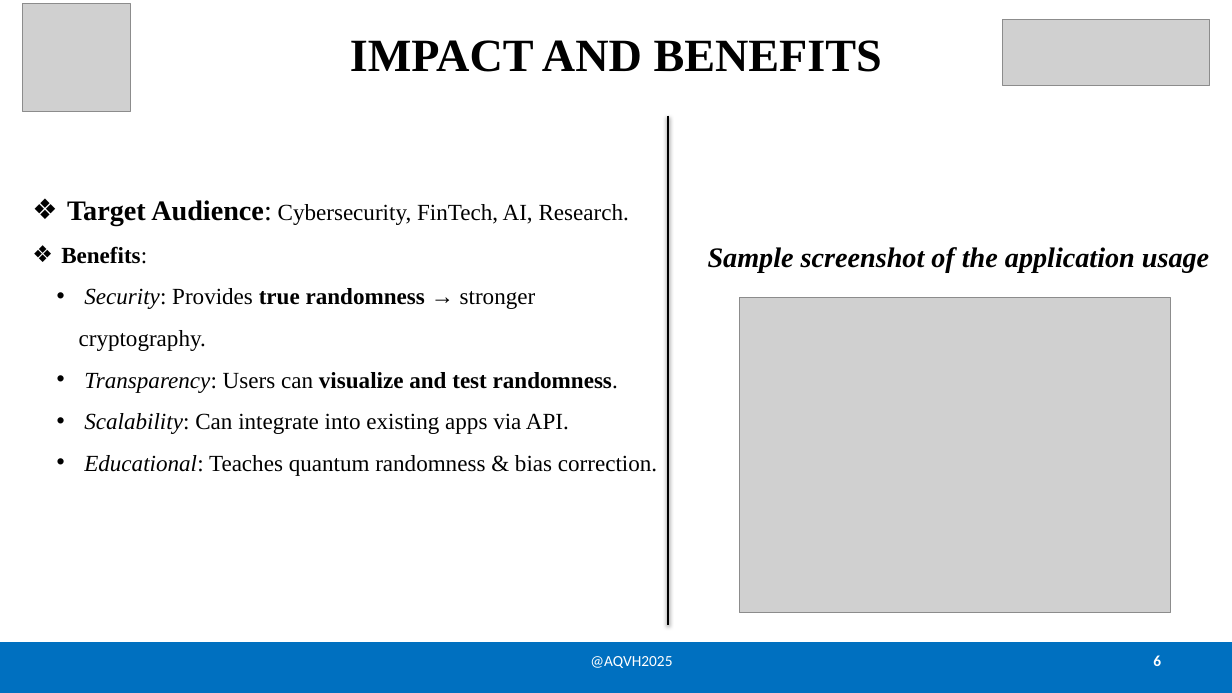
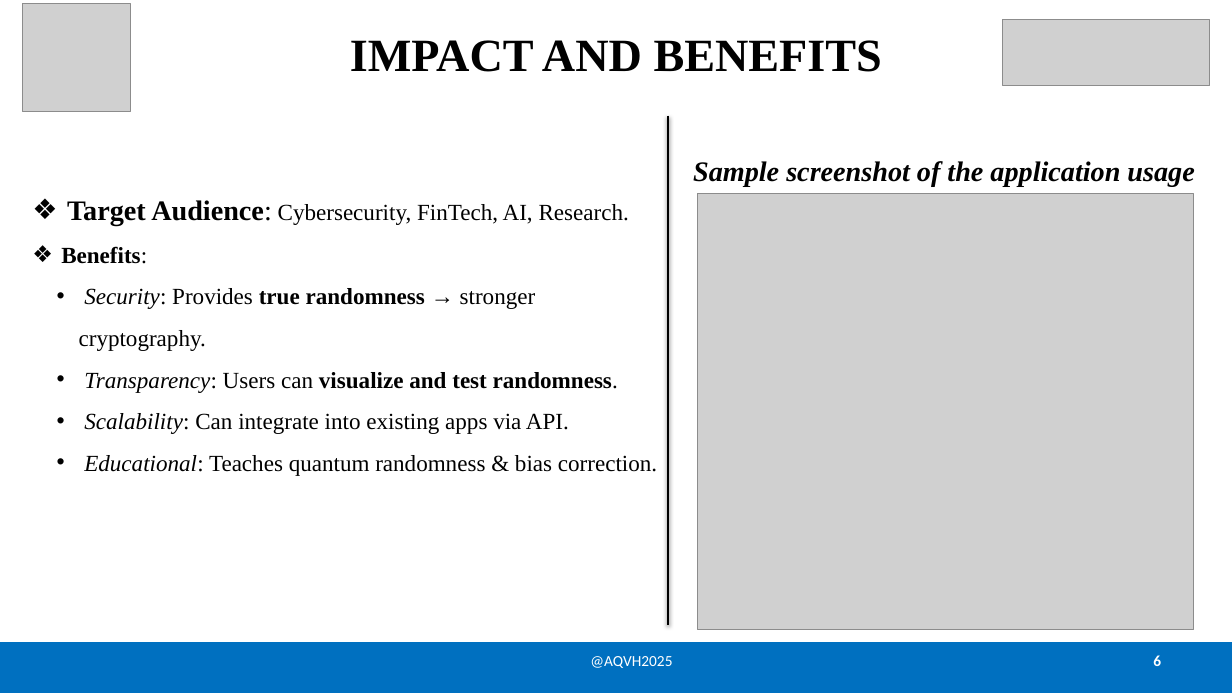
Before and after one commit to CharithPulaganti/QRNG, a slide deck: slide 6 of QRNG_Presentation.pptx. Drawn at 1232x693 pixels with LibreOffice and Linux fonts; fonts in the diff are those of the drawing; grey boxes stand for pictures. Boxes give left, top, right and bottom in pixels: in the first picture for what was removed or moved away, otherwise in the second. Text is boxed around its words. In the diff, an @@ line names an element or a change of style, - is before the commit and + after.

```diff
--- a/QRNG_Presentation.pptx
+++ b/QRNG_Presentation.pptx
@@ text "Sample screenshot of the application ...": place and size @@
-text "Sample screenshot of the application ..." at [708, 247, 1209, 273]
+text "Sample screenshot of the application ..." at [693, 161, 1194, 186]
@@ picture: place and size @@
-picture at [739, 298, 1171, 613]
+picture at [698, 194, 1194, 629]
```
Also in this commit, not shown: 4 other slides changed, 7 other files.
